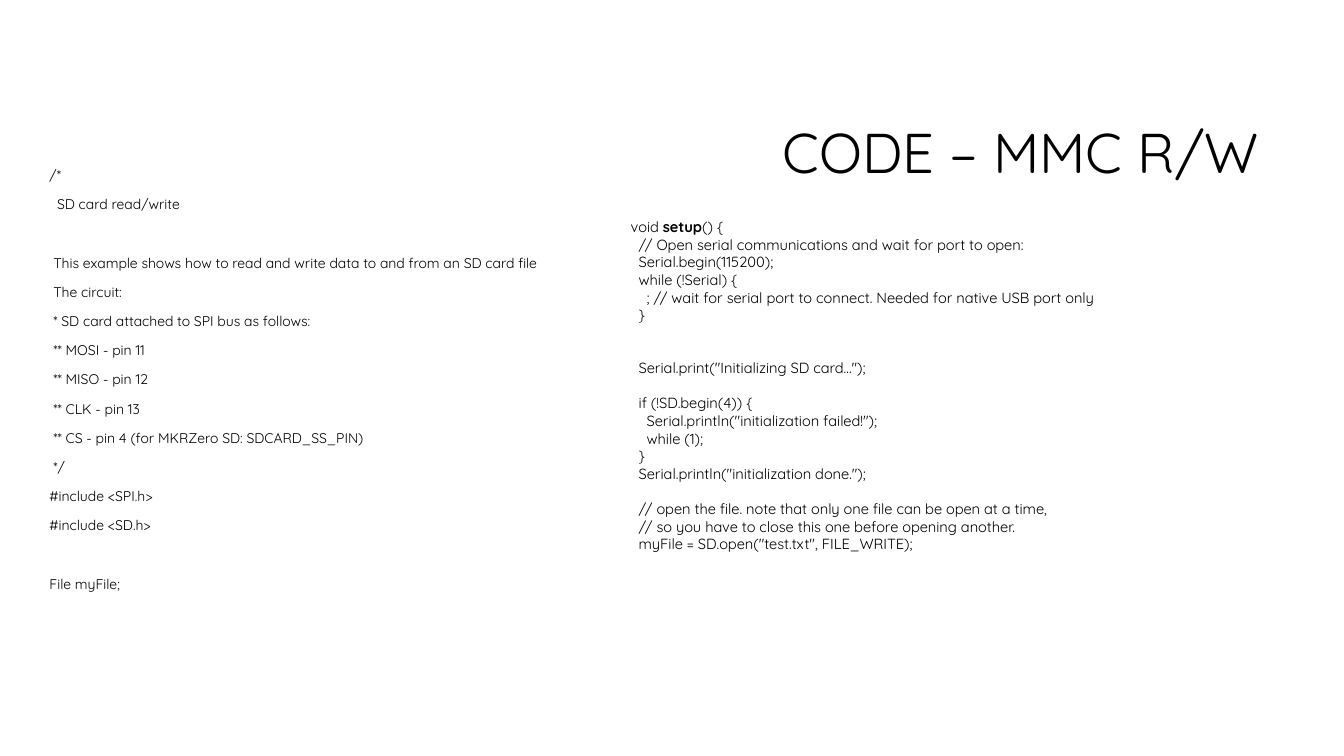
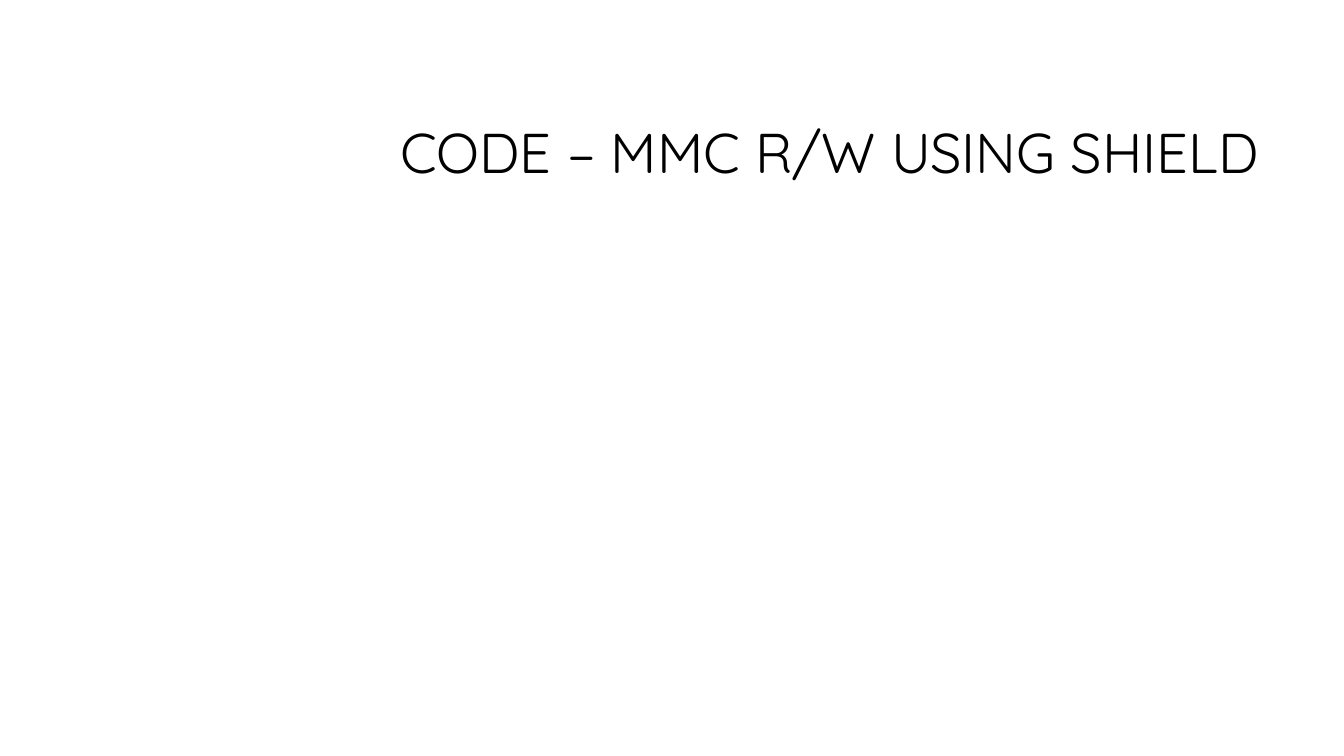
Before and after one commit to softwaresunleashed/arduino, a slide deck: slide 6 of custom_projects/01_MicroSdCardInterfacing/01_MicroSdCardInterfacing.pptx (slide 5 before the commit). Drawn at 1344x756 pixels with LibreOffice and Linux fonts; fonts in the diff are those of the drawing; background and template pictures are left out. Boxes give left, top, right and bottom in pixels: in the first picture for what was removed or moved away, otherwise in the second. Text is boxed around its words. In the diff, an @@ line names an element or a change of style, - is before the commit and + after.

```diff
--- a/custom_projects/01_MicroSdCardInterfacing/01_MicroSdCardInterfacing.pptx
+++ b/custom_projects/01_MicroSdCardInterfacing/01_MicroSdCardInterfacing.pptx
@@ title at (400,128,1258,181): text changed @@
-CODE – MMC R/W
+CODE – MMC R/W USING SHIELD
@@ text removed at (49,198,537,592) @@
-/*
-SD card read/write
-This example shows how to read and write data to and from an SD card file
-The circuit:
-* SD card attached to SPI bus as follows:
-** MOSI - pin 11
-** MISO - pin 12
-** CLK - pin 13
-** CS - pin 4 (for MKRZero SD: SDCARD_SS_PIN)
-*/
-#include <SPI.h>
-#include <SD.h>
-File myFile;
@@ text removed at (631,221,1094,552) @@
-void setup() {
-// Open serial communications and wait for port to open:
-Serial.begin(115200);
-while (!Serial) {
-; // wait for serial port to connect. Needed for native USB port only
-}
-Serial.print("Initializing SD card...");
-if (!SD.begin(4)) {
-Serial.println("initialization failed!");
-while (1);
-}
-Serial.println("initialization done.");
-// open the file. note that only one file can be open at a time,
-// so you have to close this one before opening another.
-myFile = SD.open("test.txt", FILE_WRITE);
```
Also in this commit, not shown: 3 other slides changed, 4 slides added, 2 slides removed, 2 other files.
